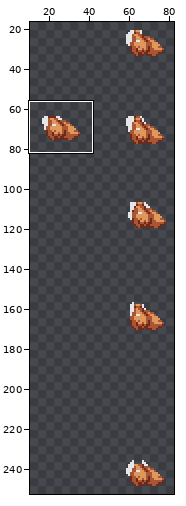
Sprite sheet -- items/armors/decorative/costumes/scientist/chestf.png. Above: a wide view before the commit, with the close-up outlined.
Close-up. Before the commit:
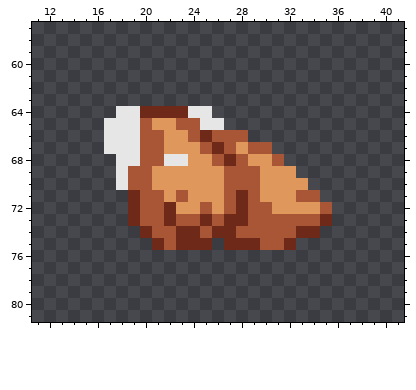
The file is 86x258 pixels. Shown: x 11..41, y 57..81. The wide view leaves out empty margins.
After the commit:
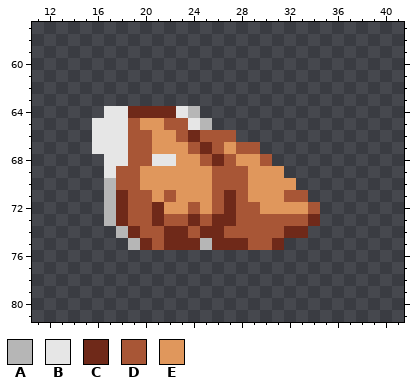
Palette (. is transparent): A #b6b6b6  B #e6e6e6  C #6f2919  D #a85636  E #e0975c
Difference:
y 64: x 17 . -> B; x 19 B -> C; x 23..25 CBB -> BA.
y 65: x 16 . -> B; x 19..20 BD -> DE; x 22 E -> D; x 24..26 DBB -> BA.
y 66: x 16 . -> B; x 19 B -> D; x 21 D -> E; x 23..25 EDC -> DCD; x 28 D -> .
y 67: x 16 . -> B; x 19 B -> D; x 21 D -> E; x 24..28 EDCDE -> DCDED; x 30 D -> .
y 68: x 17 . -> B; x 19 B -> D; x 21 D -> B; x 23 B -> E; x 25..28 EDCD -> DCDE; x 30..31 ED -> D.
y 69: x 17..18 .B -> BD; x 20 D -> E; x 26 E -> D; x 29 D -> E; x 32 E -> .
y 70: x 17..18 .B -> AD; x 20 D -> E; x 26 E -> D; x 29 D -> E; x 33 E -> .
y 71: x 17..19 ..C -> ACD; x 21..23 DED -> EDE; x 26..29 EDCD -> DCDE; x 32 E -> D; x 34 D -> .
y 72: x 17..19 ..C -> ACD; x 21..22 DC -> CE; x 24..28 EDEDC -> DEDCD; x 30 D -> E; x 34..35 ED -> D.
y 73: x 17..19 ..C -> ACD; x 21..22 DC -> CD; x 24..26 DCD -> CDC; x 28 C -> D; x 34..35 DC -> C.
y 74: x 18..20 ..C -> ACD; x 22 D -> C; x 24..25 CD -> DC; x 27 C -> D; x 32 D -> C; x 34 C -> .
y 75: x 19..22 ..CD -> ACDC; x 25..26 C. -> AC; x 29 C -> D; x 31..32 DC -> C.
